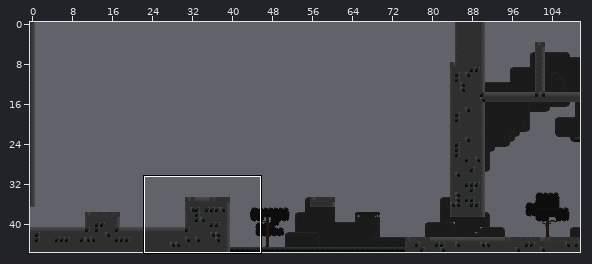
Two states of a Tiled map (JSON), Bin/Levels/test_level2.json. The first picture is a wide view before the edit; the outline marks the close-up.
Close-up. Old version:
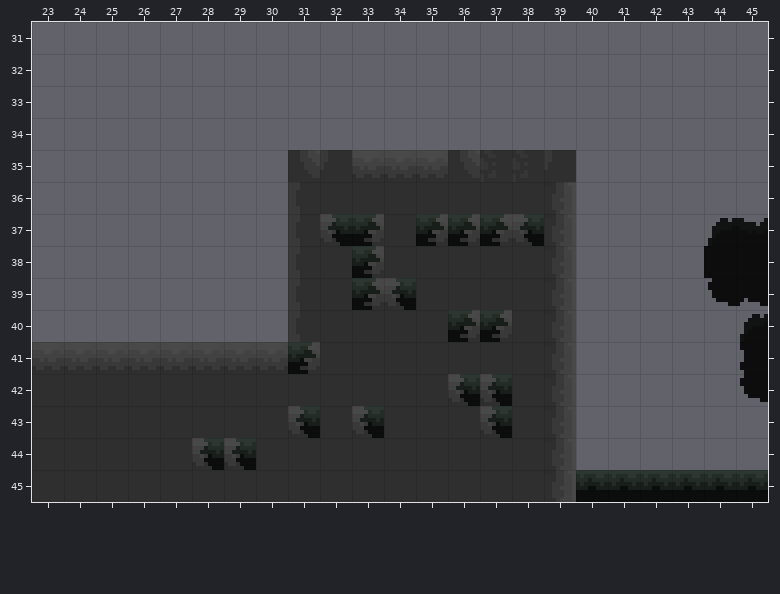
Cells are 8x8 px. Shown: x 23..45, y 31..45. The commit also changed other parts of the map, which this record leaves out.
New version:
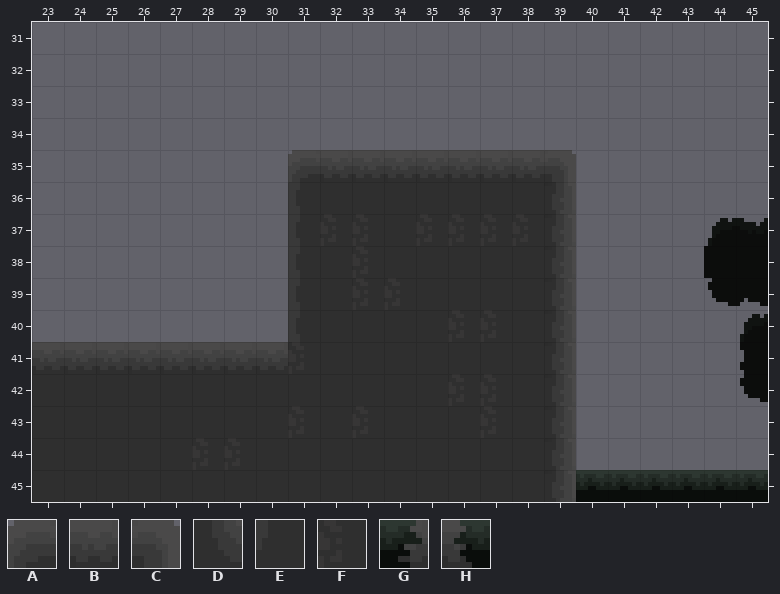
Key: from "passontileset": A 288, B 289, C 290, D 291, E 292, F 323, G 324, H 356.
_ is an empty cell.
Difference:
Layer "FG1":
y 37: x 32..33 HG -> FF; x 35..38 GGGH -> FFFF
y 38: x 33 G -> F
y 39: x 33..34 GH -> FF
y 40: x 36..37 GG -> FF
y 41: x 31 G -> F
y 42: x 36..37 HH -> FF
y 43: x 31 H -> F; x 33 H -> F; x 37 H -> F
y 44: x 28..29 HH -> FF
Layer "FG2":
y 35: x 31..32 DE -> AB; x 36..39 DFFE -> BBBC
